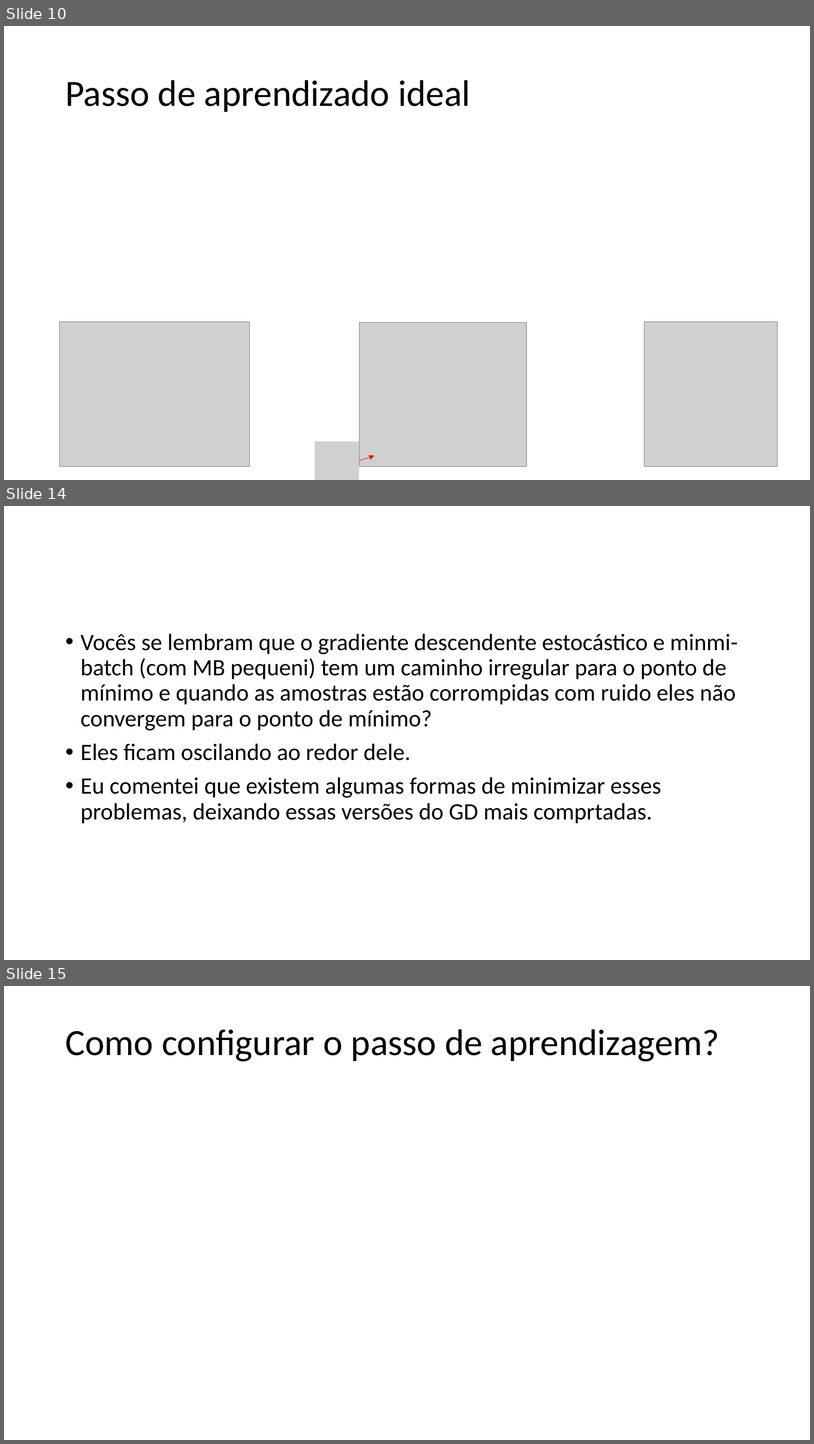
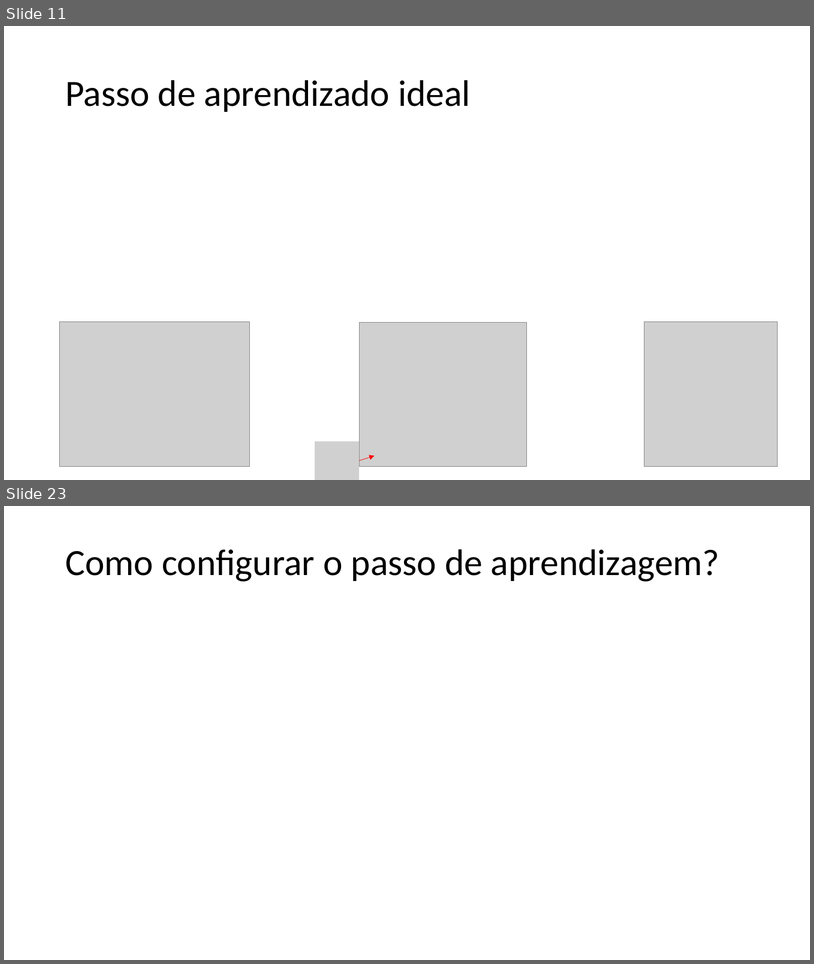
Before and after one commit to zz4fap/t319_aprendizado_de_maquina, a slide deck: slides/T319_Regressão_Linear (Parte III).pptx. Shown one above the other, each under a label of ours: slides 10, 14 and 15 before the commit, slides 11 and 23 after it; the slides between them are not shown. The pictures are 814x1444 and 814x964 pixels, drawn with LibreOffice and Linux fonts; fonts in the diff are those of the drawing; grey boxes stand for pictures. Boxes give left, top, right and bottom in pixels: in the first picture for what was removed or moved away, otherwise in the second. Text is boxed around its words. In the diff, an @@ line names an element or a change of style, - is before the commit and + after.

```diff
--- a/slides/T319_Regressão_Linear (Parte III).pptx
+++ b/slides/T319_Regressão_Linear (Parte III).pptx
@@ slide 14 removed at <box>4,506,810,960</box>, background #FFFFFF @@
@@ text removed at <box>81,633,738,823</box> @@
-• Vocês se lembram que o gradiente descendente estocástico e minmi-batch (com MB pequeni) tem um caminho irregular para o ponto de mínimo e quando as amostras estão corrompidas com ruido eles não convergem para o ponto de mínimo?
-• Eles ficam oscilando ao redor dele.
-• Eu comentei que existem algumas formas de minimizar esses problemas, deixando essas versões do GD mais comprtadas.
@@ what was slide 10 is now slide 11 @@
@@ what was slide 15 is now slide 23 @@
```
Also in this commit, not shown: 1 slide changed, 12 slides added, 2 other slides removed, 6 other files.
